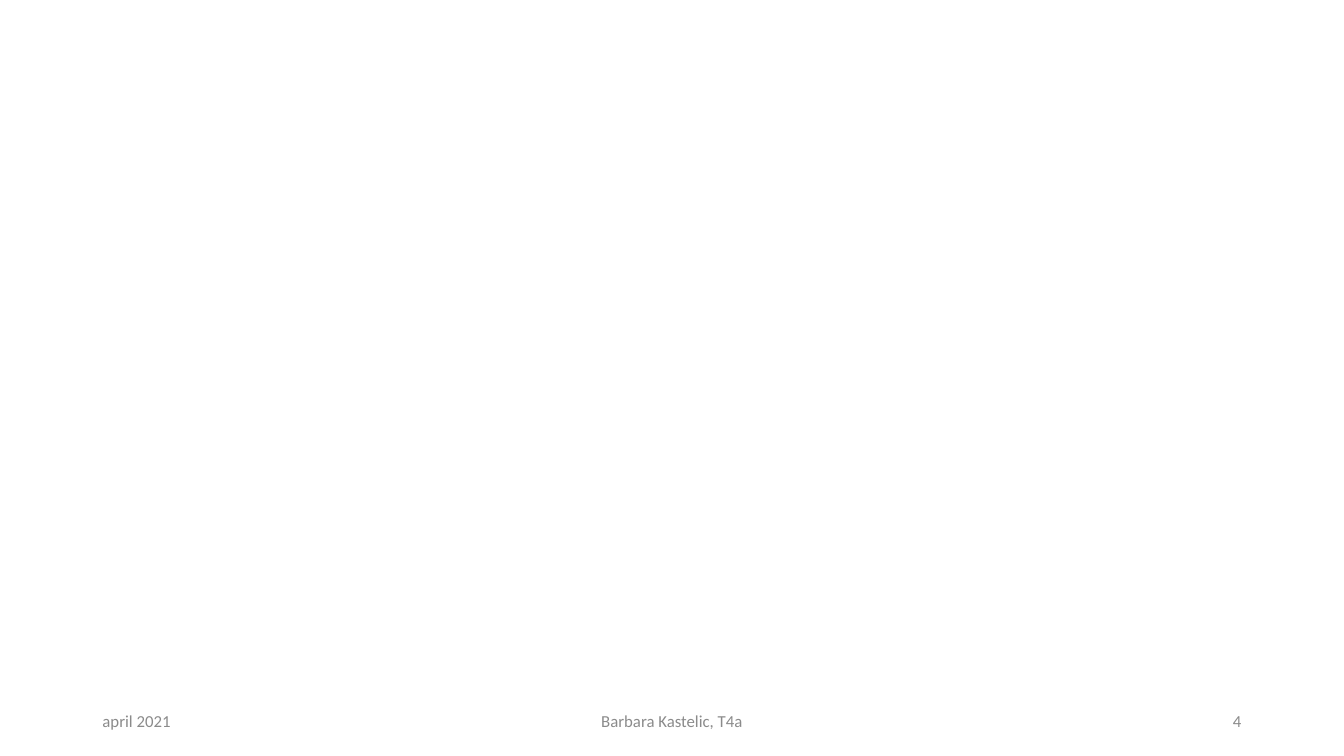
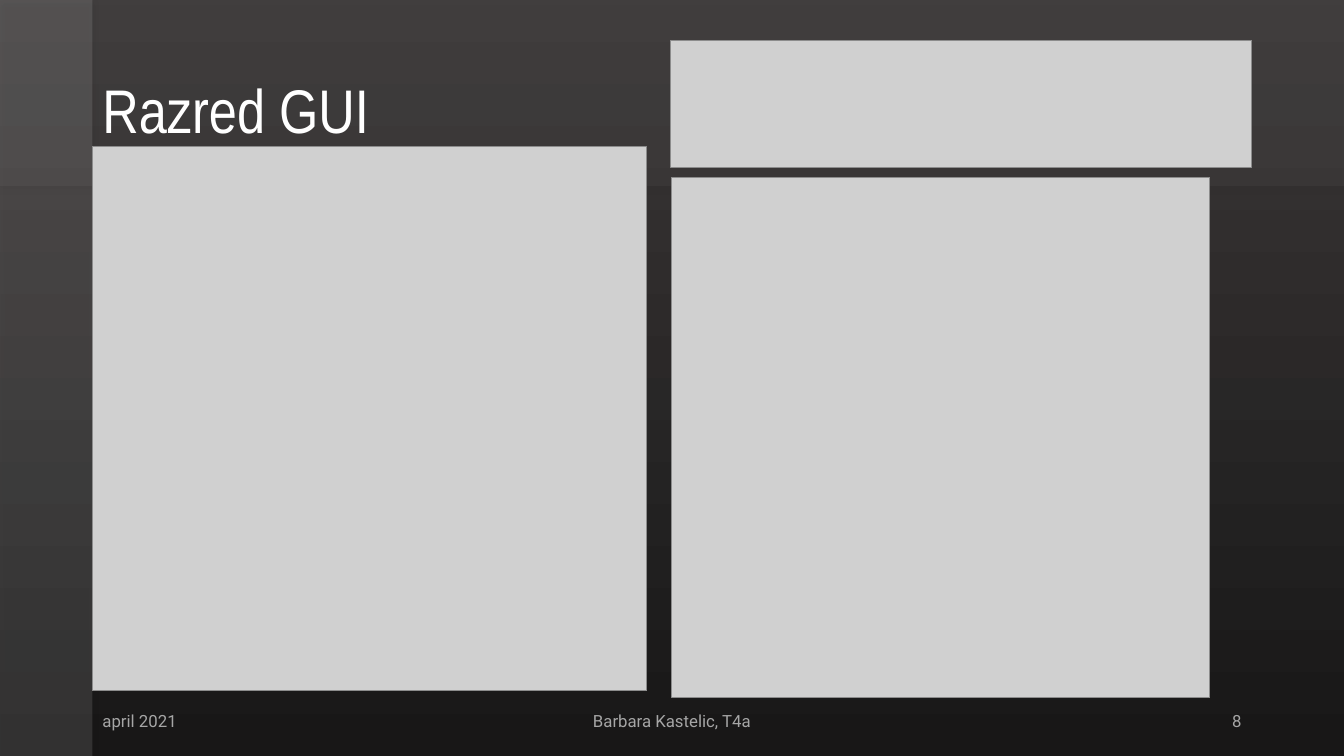
Before and after one commit to Barbie3/MaturitenaNaloga, a slide deck: slide 8 of IZDELAVA IGER - SUDOKU.pptx (slide 4 before the commit). Drawn at 1344x756 pixels with LibreOffice and Linux fonts; fonts in the diff are those of the drawing; grey boxes stand for pictures. Boxes give left, top, right and bottom in pixels: in the first picture for what was removed or moved away, otherwise in the second. Text is boxed around its words. In the diff, an @@ line names an element or a change of style, - is before the commit and + after.

```diff
--- a/IZDELAVA IGER - SUDOKU.pptx
+++ b/IZDELAVA IGER - SUDOKU.pptx
@@ background #FFFFFF to gradient #3B3838 to #181717 @@
@@ rectangle added at [0,0,93,756], fill #FFFFFF at 12% opacity @@
@@ rectangle added at [0,0,1344,187], fill #FFFFFF at 4% opacity @@
@@ picture added at [670,40,1251,167] @@
@@ title added at [102,88,369,134], 44 pt, text #FFFFFF @@
+Razred GUI
@@ picture added at [93,146,647,691] @@
@@ picture added at [673,177,1210,699] @@
@@ text "april 2021" at [102,714,177,731]: font Calibri to Roboto, text colour #8C8C8C to #A6A6A6 @@
@@ text "Barbara Kastelic, T4a" at [593,714,751,729]: font Calibri to Roboto, text colour #8C8C8C to #A6A6A6 @@
@@ page number at [1232,715,1241,727]: text changed; font Calibri to Roboto; text colour #8C8C8C to #A6A6A6 @@
-4
+8
```
Also in this commit, not shown: 6 other slides changed, 9 slides added.
